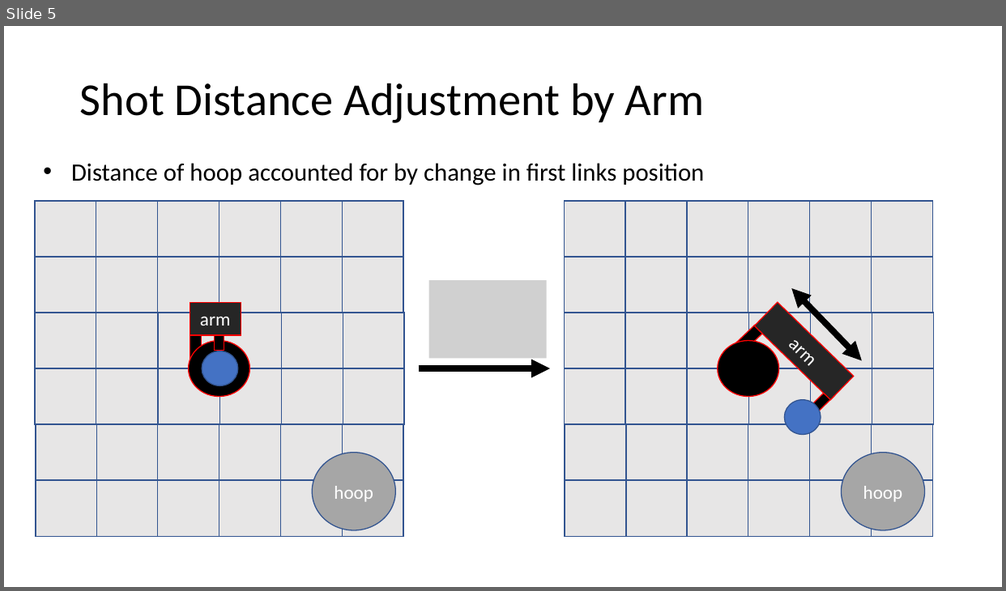
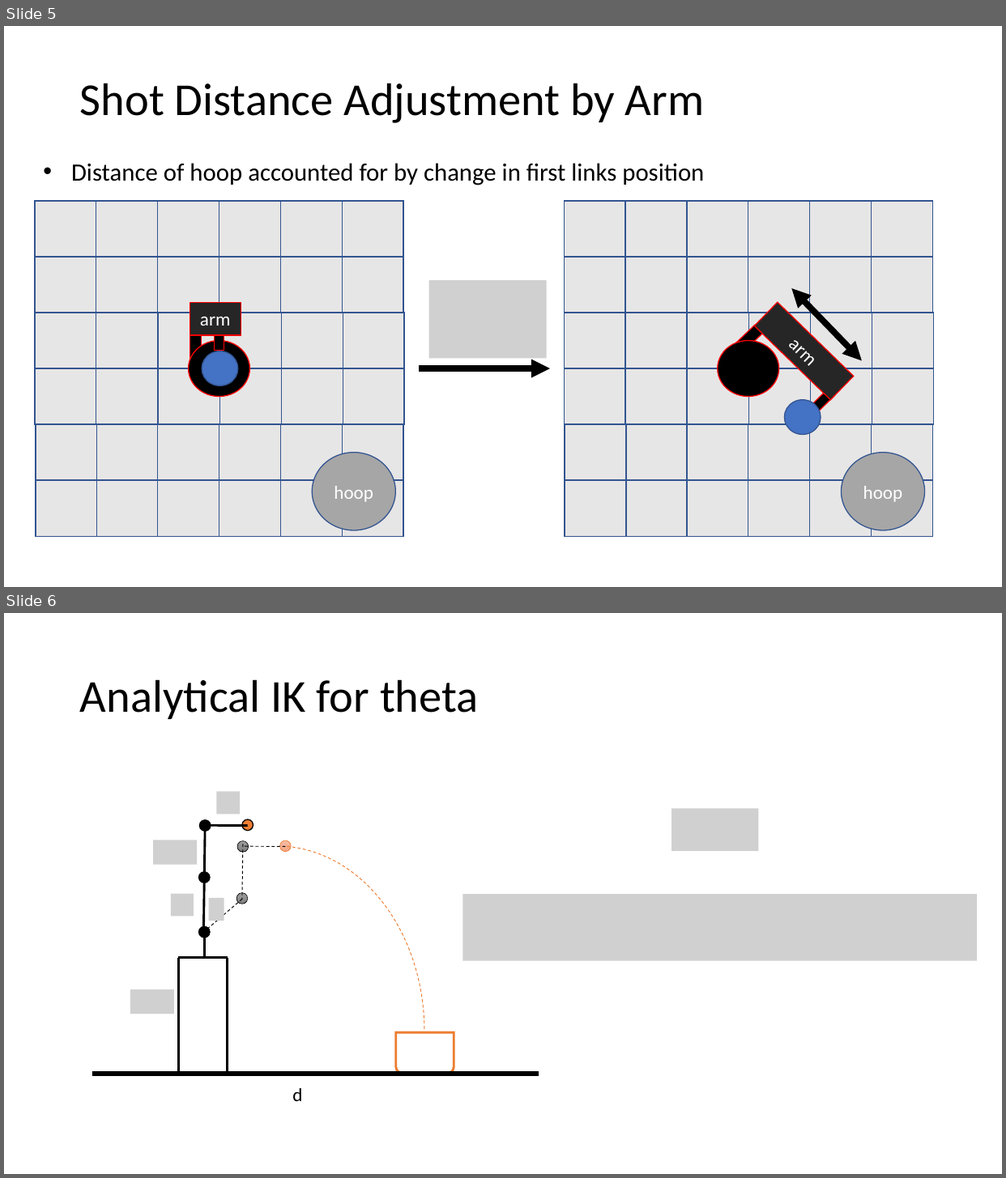
Before and after one commit to jvisk2/ECE_470_, a slide deck: Project_Pres.pptx. Shown one above the other, each under a label of ours: slide 5 before the commit, slides 5 and 6 after it. The pictures are 1006x591 and 1006x1178 pixels, drawn with LibreOffice and Linux fonts; fonts in the diff are those of the drawing; grey boxes stand for pictures. Boxes give left, top, right and bottom in pixels: in the first picture for what was removed or moved away, otherwise in the second. Text is boxed around its words. In the diff, an @@ line names an element or a change of style, - is before the commit and + after.

```diff
--- a/Project_Pres.pptx
+++ b/Project_Pres.pptx
@@ slide 6 added at (4, 613, 1002, 1174), background #FFFFFF @@
@@ title added at (80, 679, 479, 719), 44 pt, text #000000 @@
+Analytical IK for theta
@@ picture added at (216, 792, 240, 815) @@
@@ ellipse added at (199, 820, 211, 832), fill #000000, outline #000000 1 pt @@
@@ line added from (206, 824) to (205, 879), #000000 2.25 pt @@
@@ line added from (247, 825) to (206, 825), #000000 2.25 pt @@
@@ ellipse added at (242, 820, 253, 831), fill #ED7D31, outline #000000 1 pt @@
@@ picture added at (671, 808, 759, 851) @@
@@ arc (boxed as its full ellipse) added at (128, 845, 424, 1174), outline #ED7D31 0.75 pt dashed @@
@@ picture added at (153, 840, 197, 865) @@
@@ ellipse added at (237, 841, 249, 853), fill gradient #9D9D9D to #909090 to #7C7C7C, outline #000000 0.5 pt @@
@@ line added from (243, 845) to (242, 900), #000000 0.75 pt dashed @@
@@ line added from (286, 846) to (243, 846), #000000 0.75 pt dashed @@
@@ ellipse added at (280, 841, 292, 852), fill gradient #F7BDA5 to #F5B196 to #F8A582, outline #ED7D31 0.5 pt @@
@@ ellipse added at (198, 872, 210, 884), fill #000000, outline #000000 1 pt @@
@@ line added from (205, 877) to (204, 933), #000000 2.25 pt @@
@@ picture added at (171, 894, 194, 916) @@
@@ line added from (242, 899) to (208, 928), #000000 0.75 pt dashed @@
@@ picture added at (208, 898, 224, 921) @@
@@ ellipse added at (236, 893, 248, 905), fill gradient #9D9D9D to #909090 to #7C7C7C, outline #000000 0.5 pt @@
@@ picture added at (463, 895, 978, 961) @@
@@ ellipse added at (198, 926, 210, 938), fill #000000, outline #000000 1 pt @@
@@ line added from (205, 935) to (205, 958), #000000 2.25 pt @@
@@ line added from (178, 958) to (228, 958), #000000 2.25 pt @@
@@ line added from (178, 1074) to (178, 958), #000000 2.25 pt @@
@@ line added from (228, 1074) to (228, 958), #000000 2.25 pt @@
@@ picture added at (130, 990, 174, 1014) @@
@@ round same rect added at (396, 1033, 454, 1074), fill #FFFFFF, outline #ED7D31 2.25 pt @@
@@ line added from (92, 1074) to (539, 1074), #000000 4.5 pt @@
@@ text added at (292, 1088, 302, 1101), 18 pt, text #000000 @@
+d
```
Also in this commit, not shown: 1 slide removed.
